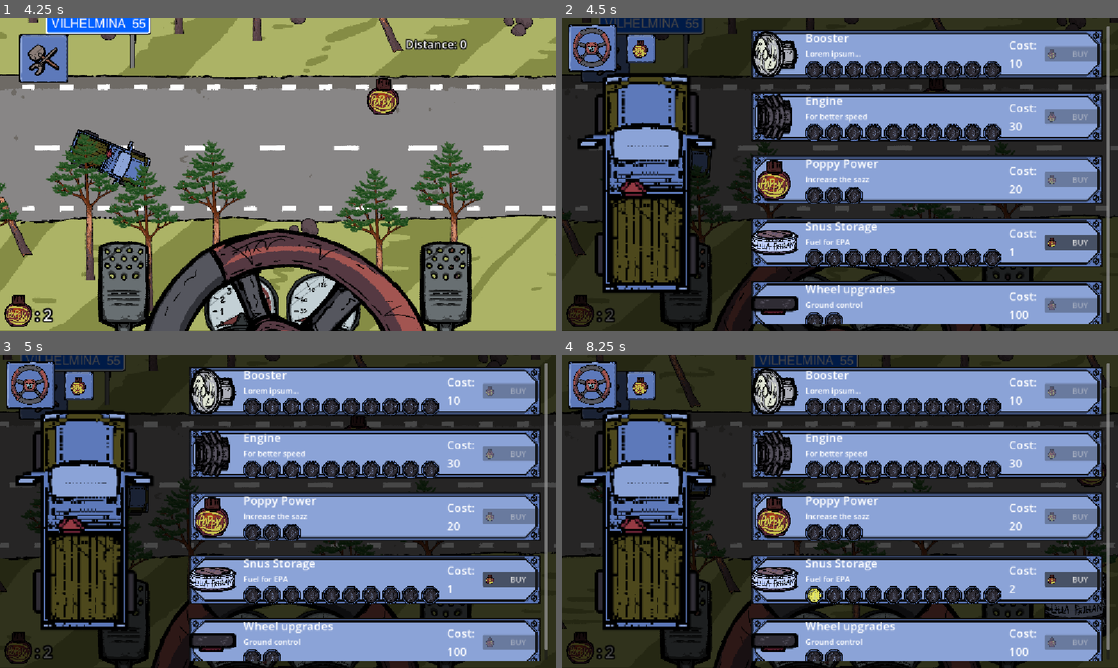
Above: before the commit, frames 1-4 (two rows, left to right).
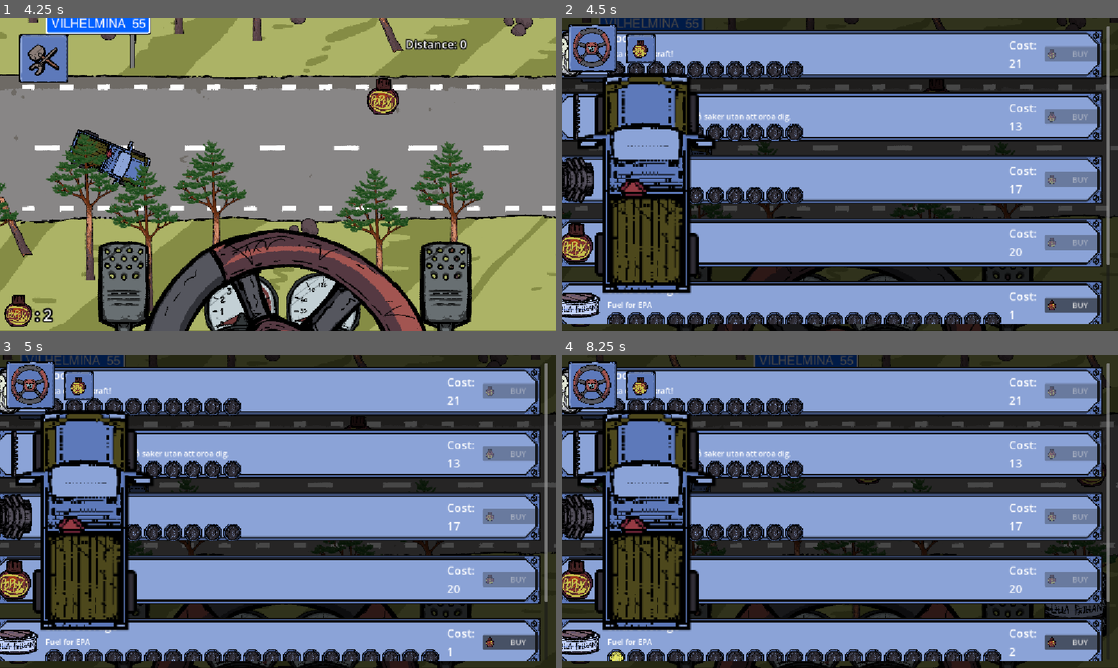
Above: after the commit, the same moments.

Repository: midenfors/project-epa
Game: Godot game, scene res://Scenes/UI/main_menu.tscn
Same seed, same stepped clock (60 frames per second), same inputs: the game is played once before the commit and once after it. The engine's default icon, where the game draws it, is replaced by a stand-in: a white triangle on a blue panel in a dark square.
Inputs (mouse positions are in pixels of both pictures, inside the frame that each line leads up to):
- Up to frame 1 (4.25 s): click "PLAY" at 0.5 s; click (444, 296) at 1.25 s; hold S (Turn Right) 2.03-2.78 s; hold Space (Boost) 2.03-2.78 s; hold W (Turn Left) 2.78-3.53 s; tap Shift (Break) at 2.85 s; hold S (Turn Right) from 3.53 s (still down); tap 0 at 3.6 s
- Up to frame 2 (4.5 s): release S (Turn Right) at 4.28 s; hold F (Upgrades) from 4.28 s (still down); tap Space (Boost) at 4.35 s
- Up to frame 3 (5 s): keep holding F (Upgrades)
- Up to frame 4 (8.25 s): release F (Upgrades) at 5.03 s; hold W (Turn Left) 5.03-5.75 s; hold Shift (Break) 5.03-5.75 s; click "Tow home" at 5.75 s; click (684, 633) at 6.5 s; click (606, 395) at 7.25 s; click "BUY" at 8 s

Frame 1 is identical in both runs. In frame 2, 26% of the frame differs, in the area x 0-99%, y 3-98%; in frame 3, 26%; in frame 4, 26%.

Commit message:
Added bumper upgrade.

Diff:
--- a/Resources/Upgrades/booster.tres
+++ b/Resources/Upgrades/booster.tres
@@ -6,7 +6,8 @@
 [resource]
 script = ExtResource("1_ext5o")
 name = "Booster"
-base_cost = 10
-cost_increase = 2.0
+description = "Öka din drivkraft!"
+base_cost = 21
+cost_increase = 1.3
 icon = ExtResource("1_uc64d")
 metadata/_custom_type_script = "uid://vn6db8n58n3i"
--- /dev/null
+++ b/Resources/Upgrades/bumper.tres
@@ -0,0 +1,12 @@
+[gd_resource type="Resource" script_class="Upgrade" format=3 uid="uid://jtr83qy86bvu"]
+
+[ext_resource type="Script" uid="uid://vn6db8n58n3i" path="res://Scripts/Upgrades.gd" id="1_iac18"]
+[ext_resource type="Texture2D" uid="uid://cwxxr5ci6411x" path="res://Assets/Art/Car_Bumper1_Grill.png" id="1_ngru0"]
+
+[resource]
+script = ExtResource("1_iac18")
+name = "Bumper"
+description = "Gör så att du kan köra på saker utan att oroa dig."
+base_cost = 13
+icon = ExtResource("1_ngru0")
+metadata/_custom_type_script = "uid://vn6db8n58n3i"
--- a/Resources/Upgrades/engine.tres
+++ b/Resources/Upgrades/engine.tres
@@ -7,7 +7,7 @@
 script = ExtResource("1_3qrcw")
 name = "Engine"
 description = "For better speed"
-base_cost = 30
-cost_increase = 2.0
+base_cost = 17
+cost_increase = 1.3
 icon = ExtResource("1_a1vr3")
 metadata/_custom_type_script = "uid://vn6db8n58n3i"
--- a/Resources/Upgrades/snus.tres
+++ b/Resources/Upgrades/snus.tres
@@ -8,5 +8,6 @@
 name = "Snus Storage"
 description = "Fuel for EPA"
 cost_increase = 2.0
+max_level = 20
 icon = ExtResource("1_2mmnb")
 metadata/_custom_type_script = "uid://vn6db8n58n3i"
--- a/Resources/Upgrades/wheels.tres
+++ b/Resources/Upgrades/wheels.tres
@@ -8,7 +8,7 @@
 name = "Wheel upgrades"
 description = "Ground control"
 base_cost = 100
-cost_increase = 3.0
+cost_increase = 5.0
 max_level = 2
 icon = ExtResource("1_y0yoy")
 metadata/_custom_type_script = "uid://vn6db8n58n3i"
--- a/Scenes/car.tscn
+++ b/Scenes/car.tscn
@@ -4,9 +4,12 @@
 [ext_resource type="Texture2D" uid="uid://dmkqluooe27nq" path="res://Assets/Art/Car_Wheels1.png" id="2_1sfmx"]
 [ext_resource type="Texture2D" uid="uid://ce8w5pimn2rdf" path="res://Assets/Art/Car_Boost1.png" id="2_argdw"]
 [ext_resource type="Texture2D" uid="uid://cdpy2t5xl4yfl" path="res://Assets/Art/Car_Base.png" id="2_go66d"]
+[ext_resource type="Texture2D" uid="uid://cwxxr5ci6411x" path="res://Assets/Art/Car_Bumper1_Grill.png" id="3_af8kn"]
 [ext_resource type="Texture2D" uid="uid://bwnvs5shehrrl" path="res://Assets/Art/Car_Wheel2.png" id="4_7dpuy"]
+[ext_resource type="Texture2D" uid="uid://7kiln1m7y58y" path="res://Assets/Art/Car_Bumper2_Bumper.png" id="4_ht70k"]
 [ext_resource type="Texture2D" uid="uid://d3ccid6njm4vr" path="res://Assets/Art/Particles/Large_Particle_Atlas.png" id="4_yi23e"]
 [ext_resource type="Texture2D" uid="uid://dwj7ph3k6gww7" path="res://Assets/Art/Car_Wheel3.png" id="5_pkuty"]
+[ext_resource type="Texture2D" uid="uid://dys8yjk1ax3fd" path="res://Assets/Art/Car_Bumper2_RenPlog.png" id="5_rbggc"]
 [ext_resource type="Texture2D" uid="uid://nsvd8cniyj7m" path="res://Assets/Art/Car_Engine1.png" id="5_u41r7"]
 [ext_resource type="Texture2D" uid="uid://p4qu8pmuvprj" path="res://Assets/Art/Car_Boost2_Fan1.png" id="7_lh2yg"]
 [ext_resource type="Texture2D" uid="uid://3w321qxvpfym" path="res://Assets/Art/Car_Boost2_Fan2.png" id="8_6c0gb"]
@@ -54,6 +57,26 @@
 position = Vector2(28.000006, 119)
 rotation = -1.5707964
 texture = ExtResource("2_argdw")
+
+[node name="Bumpers" type="Node2D" parent="." unique_id=648321725]
+
+[node name="CarBumper1Grill" type="Sprite2D" parent="Bumpers" unique_id=1306929394]
+visible = false
+position = Vector2(3.9999945, -123)
+rotation = -1.5707964
+texture = ExtResource("3_af8kn")
+
+[node name="CarBumper2Bumper" type="Sprite2D" parent="Bumpers" unique_id=1921239130]
+visible = false
+position = Vector2(1.9999945, -124)
+rotation = -1.5707964
+texture = ExtResource("4_ht70k")
+
+[node name="CarBumper2RenPlog" type="Sprite2D" parent="Bumpers" unique_id=1892231406]
+visible = false
+position = Vector2(1.9999944, -127)
+rotation = -1.5707964
+texture = ExtResource("5_rbggc")
 
 [node name="Wheels" type="Node2D" parent="." unique_id=2041051414]
 
@@ -160,7 +183,7 @@
 
 [node name="CarBoost2" type="AnimatedSprite2D" parent="TopBoosters" unique_id=474196392]
 visible = false
-position = Vector2(1.0000026, 61)
+position = Vector2(5.3048134e-06, 121)
 rotation = -1.5707964
 sprite_frames = SubResource("SpriteFrames_jbh1w")
 autoplay = "default"
@@ -182,12 +205,12 @@
 
 [node name="CarEngine2" type="Sprite2D" parent="Engines" unique_id=505121915]
 visible = false
-position = Vector2(1.9999961, -90)
+position = Vector2(1.9999962, -87)
 rotation = -1.5707964
 texture = ExtResource("10_6c0gb")
 
 [node name="CarEngine3" type="Sprite2D" parent="Engines" unique_id=1051106152]
 visible = false
-position = Vector2(2.9999964, -82)
+position = Vector2(1.9999967, -78)
 rotation = -1.5707964
 texture = ExtResource("11_15bpq")
--- a/Scripts/Autoloads/Global.gd
+++ b/Scripts/Autoloads/Global.gd
@@ -8,6 +8,7 @@
 var engine_upgrades : int = 0
 var wheels_upgrades : int = 0
 var booster_upgrades : int = 0
+var bumper_upgrades : int = 0
 
 var force_upgrade_menu : bool = false
 
--- a/Scripts/car.gd
+++ b/Scripts/car.gd
@@ -8,6 +8,7 @@
 var engine_upgrade : int = 0
 var wheels_upgrade : int = 0
 var booster_upgrade : int = 0
+var bumper_upgrade : int = 0
 
 @export var faux : bool = false
 
@@ -34,6 +35,9 @@
 var grass_particle_speed_limit = 12
 var break_deceleration_modifier = 50
 var in_mud : bool = false
+
+@export var obstacle_slowdown_modifier = 1
+var bumper_upgrade_effect = 0.1
 
 var speedometer : Speedometer
 var tachometer : Tachometer
@@ -93,6 +97,20 @@
 			$Wheels/T1.visible = true
 			pass
 
+	bumper_upgrade = Global.bumper_upgrades
+	$Bumpers/CarBumper1Grill.visible = false
+	$Bumpers/CarBumper2Bumper.visible = false
+	$Bumpers/CarBumper2RenPlog.visible = false
+	match bumper_upgrade:
+		1:
+			$Bumpers/CarBumper1Grill.visible = true
+		2:
+			$Bumpers/CarBumper2Bumper.visible = false
+		_:
+			$Bumpers/CarBumper2RenPlog.visible = false
+			pass
+	obstacle_slowdown_modifier *= (1 - Global.bumper_upgrades)
+
 # Deceleration after engine upgrades (level 10 = half the slowdown).
 func get_deceleration() -> float:
 	var factor := maxf(0.0, 1.0 - engine_decel_reduction * Global.engine_upgrades)
@@ -130,7 +148,7 @@
 				else:
 					speed += speed_boost
 
-		speed = clamp(speed, 0, 10000)
+		speed = clamp(speed, 0, 2000)
 
 		var dec_modifier = 1
 		if on_grass:
